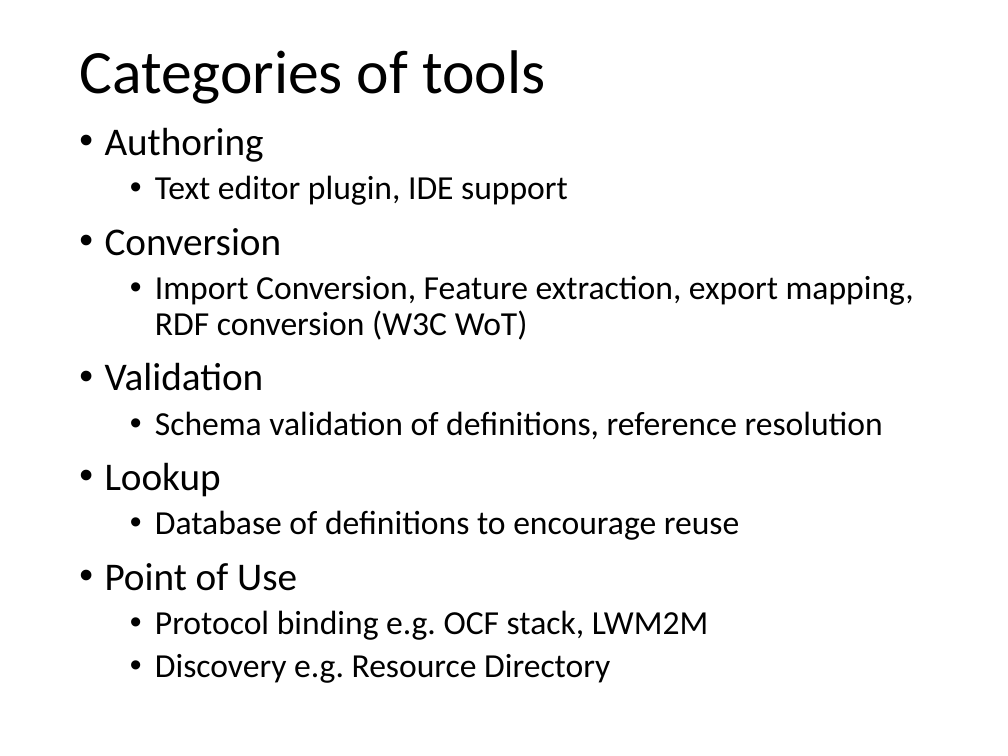
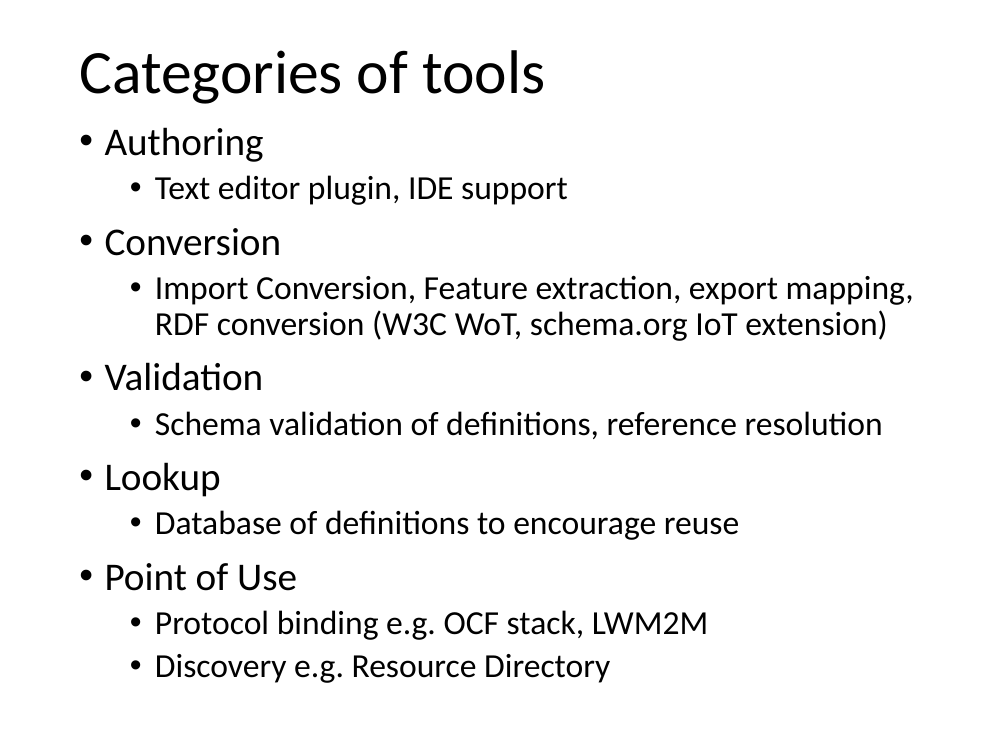
Before and after one commit to mjkoster/ODM-Examples, a slide deck: slide 2 of odm-tools.pptx. Drawn at 1008x756 pixels with LibreOffice and Linux fonts; fonts in the diff are those of the drawing. Boxes give left, top, right and bottom in pixels: in the first picture for what was removed or moved away, otherwise in the second. Text is boxed around its words. In the diff, an @@ line names an element or a change of style, - is before the commit and + after.

```diff
--- a/odm-tools.pptx
+++ b/odm-tools.pptx
@@ text at [155, 275, 914, 341]: text changed @@
-  • Import Conversion, Feature extraction, export mapping, RDF conversion (W3C WoT)
+  • Import Conversion, Feature extraction, export mapping, RDF conversion (W3C WoT, schema.org IoT extension)
```
